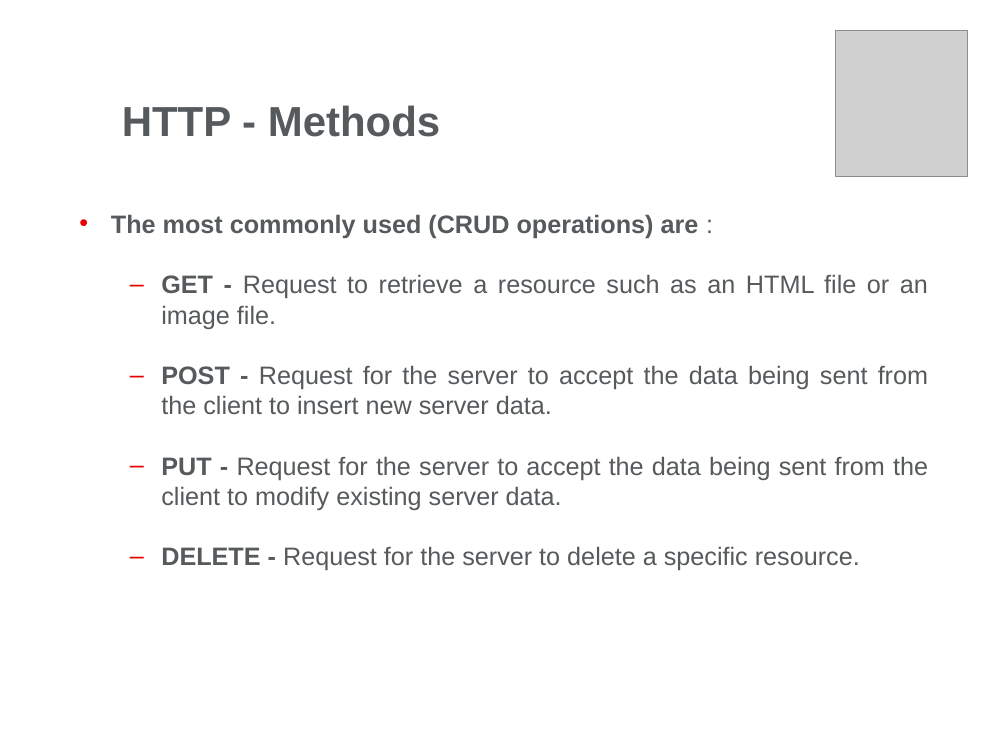
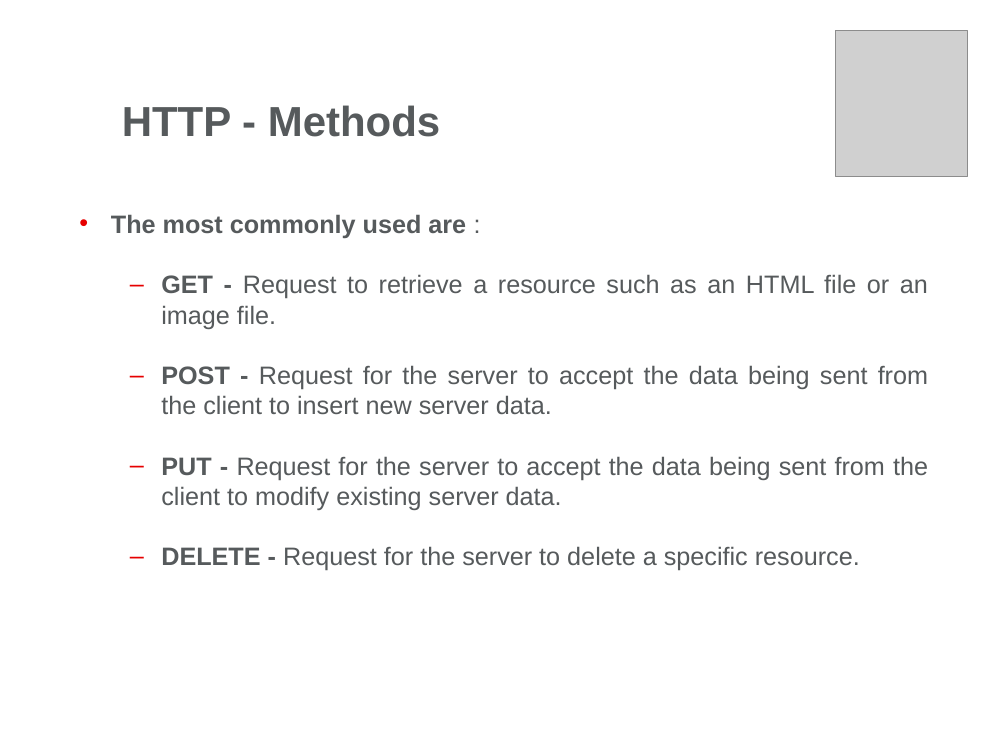
Before and after one commit to radu-duca/JavaDocs, a slide deck: slide 27 of Servlets/Day 1/Docs/Web Presentation-Part1.pptx. Drawn at 1008x756 pixels with LibreOffice and Linux fonts; fonts in the diff are those of the drawing; grey boxes stand for pictures; background and template pictures are left out. Boxes give left, top, right and bottom in pixels: in the first picture for what was removed or moved away, otherwise in the second. Text is boxed around its words. In the diff, an @@ line names an element or a change of style, - is before the commit and + after.

```diff
--- a/Servlets/Day 1/Docs/Web Presentation-Part1.pptx
+++ b/Servlets/Day 1/Docs/Web Presentation-Part1.pptx
@@ text at <box>111,214,466,238</box>: text changed @@
-• The most commonly used (CRUD operations) are :
+• The most commonly used are :
```
Also in this commit, not shown: 5 other slides changed, 1 slide added, 2 other files.
